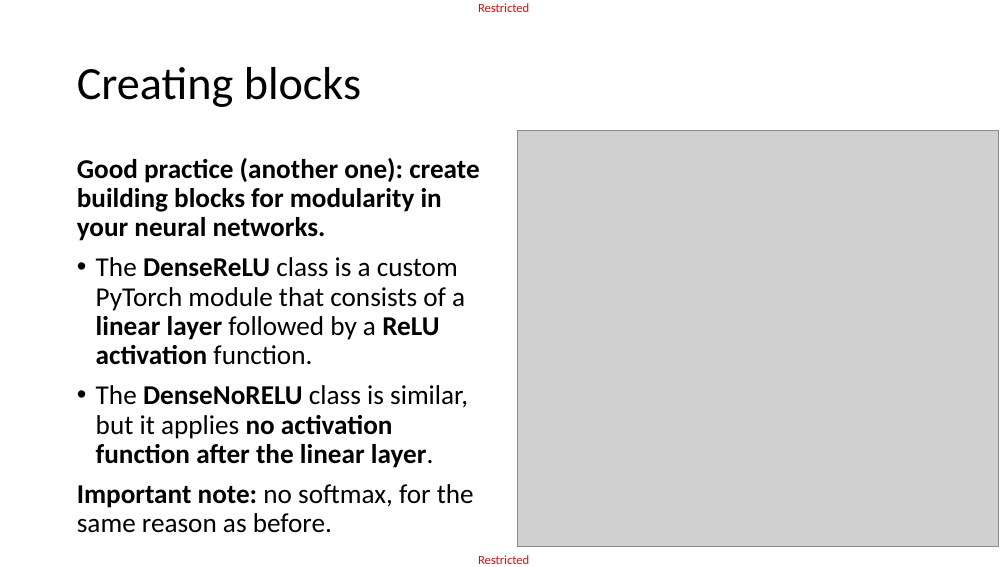
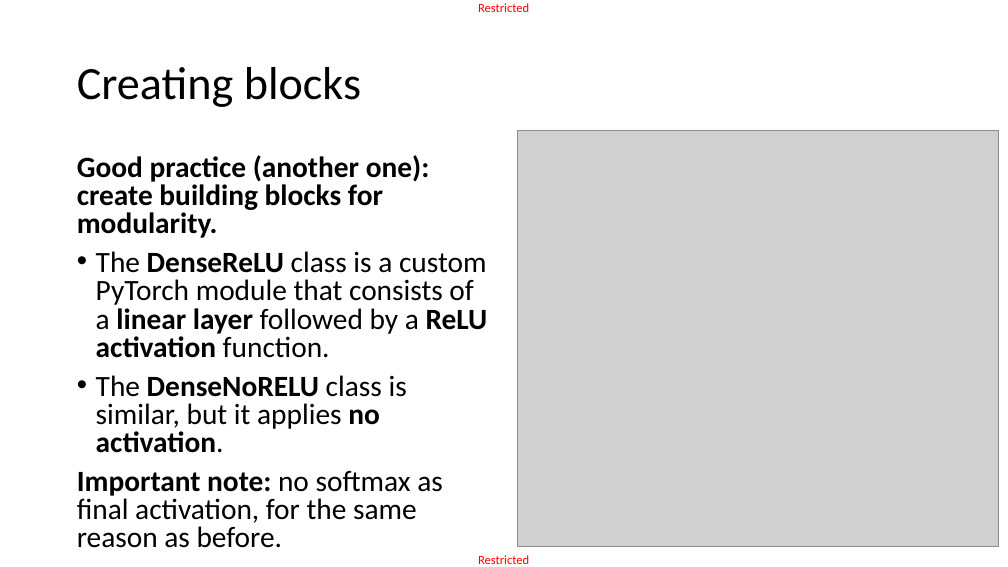
Before and after one commit to matthieudemari/SUTD_DL_50_039, a slide deck: slide 44 of W3/3. W3S3 final/W3S3.pptx (slide 41 before the commit). Drawn at 1008x567 pixels with LibreOffice and Linux fonts; fonts in the diff are those of the drawing; grey boxes stand for pictures. Boxes give left, top, right and bottom in pixels: in the first picture for what was removed or moved away, otherwise in the second. Text is boxed around its words. In the diff, an @@ line names an element or a change of style, - is before the commit and + after.

```diff
--- a/W3/3. W3S3 final/W3S3.pptx
+++ b/W3/3. W3S3 final/W3S3.pptx
@@ text at box(77, 155, 430, 238): text changed; size 25.9 to 28 pt @@
-Good practice (another one): create building blocks for modularity in your neural networks.
+Good practice (another one): create building blocks for modularity.
@@ text at box(96, 251, 488, 358): size 25.9 to 28 pt in "The DenseReLU class is a custom PyTorch ..."; line spacing 0.9 to 0.8 @@
@@ text at box(77, 375, 443, 548): text changed; size 25.9 to 28 pt @@
-• The DenseNoRELU class is similar, but it applies no activation function after the linear layer.
-Important note: no softmax, for the same reason as before.
+• The DenseNoRELU class is similar, but it applies no activation.
+Important note: no softmax as final activation, for the same reason as before.
```
Also in this commit, not shown: 11 other slides changed, 4 slides added, 7 other files.
